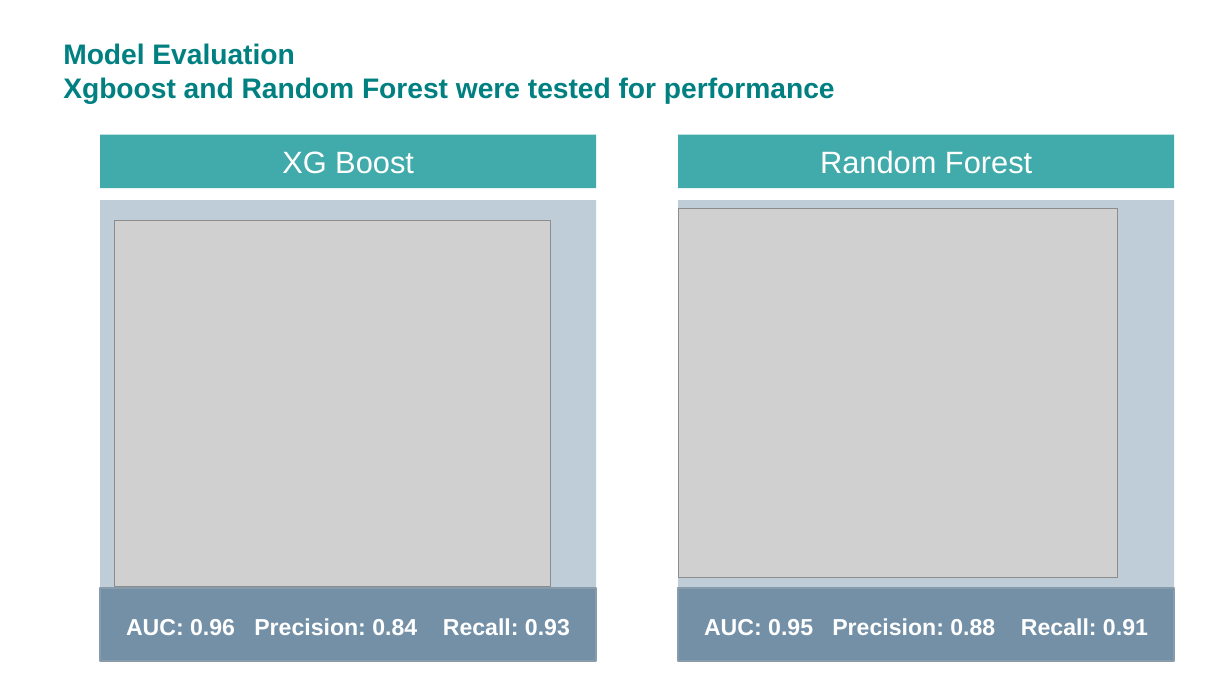
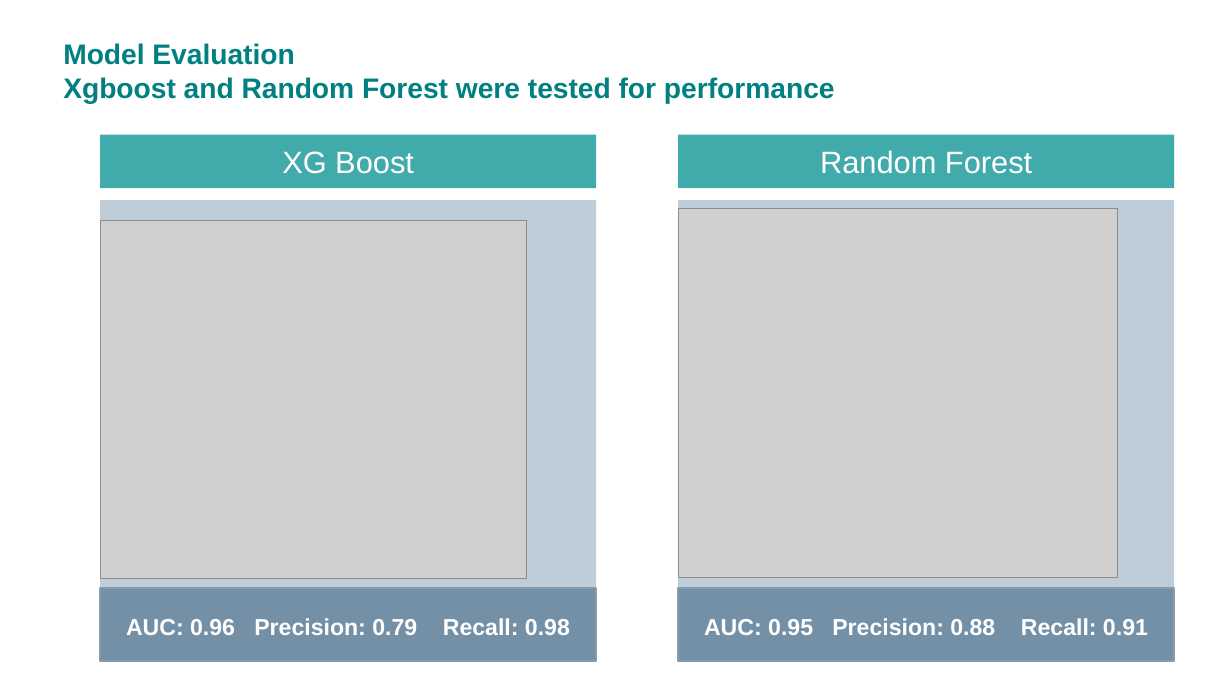
Before and after one commit to neha-balani/Assignment_Neha_Balani_23_Feb, a slide deck: slide 8 of Assignment_presentation_NB_V2.pptx. Drawn at 1232x693 pixels with LibreOffice and Linux fonts; fonts in the diff are those of the drawing; grey boxes stand for pictures. Boxes give left, top, right and bottom in pixels: in the first picture for what was removed or moved away, otherwise in the second. Text is boxed around its words. In the diff, an @@ line names an element or a change of style, - is before the commit and + after.

```diff
--- a/Assignment_presentation_NB_V2.pptx
+++ b/Assignment_presentation_NB_V2.pptx
@@ picture: place and size @@
-picture at (115,221,551,587)
+picture at (100,221,526,579)
@@ text in rectangle at (126,618,570,635): text changed @@
-AUC: 0.96 Precision: 0.84 Recall: 0.93
+AUC: 0.96 Precision: 0.79 Recall: 0.98
```
Also in this commit, not shown: 4 other slides changed.
